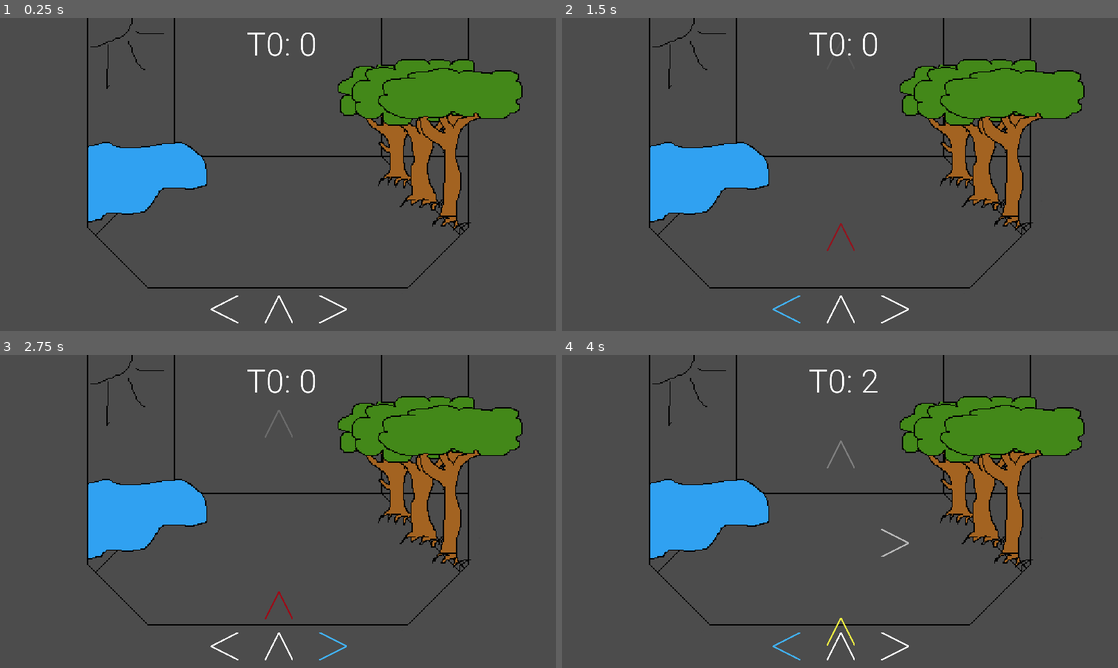
Above: before the commit, frames 1-4 (two rows, left to right).
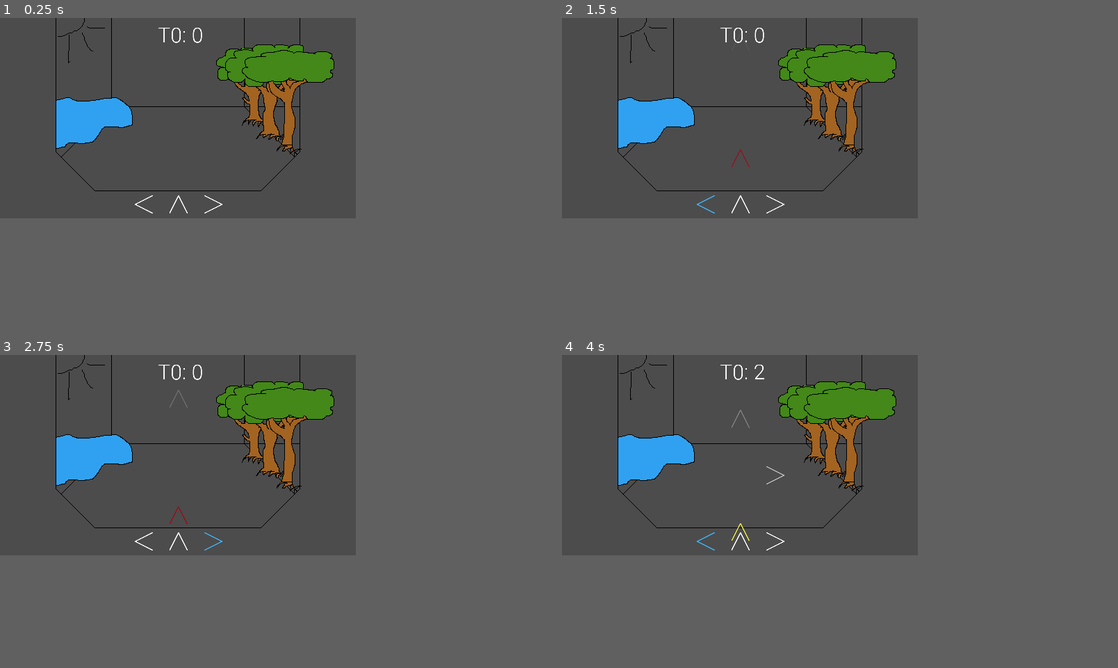
Above: after the commit, the same moments.

Repository: Sntx626/GameJam5
Game: Godot game, scene res://Scenes/MainScene.tscn
Two runs of this game, one before a commit and one after it. Both use one fixed random seed, a clock stepped at 60 frames per second and the inputs below.
Inputs:
- Up to frame 1 (0.25 s): no input
- Up to frame 2 (1.5 s): tap Enter at 0.5 s; hold Right (A_right) 0.53-1.28 s; hold Left (A_left) from 1.28 s (still down)
- Up to frame 3 (2.75 s): release Left (A_left) at 2.03 s; hold Right (A_right) from 2.03 s (still down)
- Up to frame 4 (4 s): release Right (A_right) at 2.78 s; hold Up (A_up) 2.78-3.53 s; hold Left (A_left) from 3.53 s (still down)
In our replay, the window is 800x450 before the commit and 512x288 after it. These sizes can differ from the game's own. Grey fills any space a smaller window leaves; there, only what the larger window draws over its background counts as a difference.

The runs differ from the first frame. In frame 1, 19% of the frame differs, in the area x 10-94%, y 0-98%; in frame 2, 19%; in frame 3, 19%; in frame 4, 20%.

Commit message:
added keybinds text and font

Diff:
--- /dev/null
+++ b/Fonts/fira_code_medium.tres
@@ -0,0 +1,8 @@
+[gd_resource type="DynamicFont" load_steps=2 format=2]
+
+[sub_resource type="DynamicFontData" id=3]
+font_path = "res://Fonts/Fira_Code_v5.2/ttf/FiraCode-Medium.ttf"
+
+[resource]
+size = 8
+font_data = SubResource( 3 )
--- a/Scenes/klicker.gd
+++ b/Scenes/klicker.gd
@@ -1,26 +1,35 @@
 extends Node2D
 
+# score
 var currencies = []
 var buyer = []
 
+# prestige
+var chills = []
+var chiller = []
+
+# supremacy
+var genres = []
+var albums = []
+
 func _ready():
 	add_to_currency(0, 0)
-	$Label.text = get_text()
+	update_text()
 
 var sleep = 0
 func _process(delta):
 	sleep += delta
 	if sleep > 1:
 		for i in range(len(buyer)):
-			add_to_currency(i, buyer[i])
+			if buyer[i] > 0:
+				add_to_currency(i, buyer[i])
 		sleep = 0
-		$Label.text = get_text()
 
-func get_text():
+func update_text():
 	var txt = ""
 	for i in range(len(currencies)):
 		txt += "T" + str(i) + ": " + str(currencies[i]) + "\n"
-	return txt
+	$Score.text = txt
 
 func add_to_currency(tier:int, amount:int):
 	if tier < len(currencies):
@@ -28,7 +37,7 @@
 	else:
 		currencies.append(0)
 		add_to_currency(tier, amount)
-	$Label.text = get_text()
+	update_text()
 
 func add_to_buyer(tier:int, amount:int):
 	if tier < len(buyer):
@@ -36,4 +45,4 @@
 	else:
 		buyer.append(0)
 		add_to_buyer(tier, amount)
-	$Label.text = get_text()
+	update_text()
--- a/Scenes/klicker.tscn
+++ b/Scenes/klicker.tscn
@@ -1,6 +1,7 @@
-[gd_scene load_steps=4 format=2]
+[gd_scene load_steps=5 format=2]
 
 [ext_resource path="res://Scenes/klicker.gd" type="Script" id=1]
+[ext_resource path="res://Fonts/fira_code_medium.tres" type="DynamicFont" id=2]
 
 [sub_resource type="DynamicFontData" id=1]
 font_path = "res://Fonts/Roboto-Light.ttf"
@@ -12,7 +13,7 @@
 [node name="Klicker" type="Node2D"]
 script = ExtResource( 1 )
 
-[node name="Label" type="Label" parent="."]
+[node name="Score" type="Label" parent="."]
 anchor_left = 0.5
 anchor_top = 0.5
 anchor_right = 0.5
@@ -29,3 +30,36 @@
 __meta__ = {
 "_edit_use_anchors_": false
 }
+
+[node name="KeybindsButtons" type="Label" parent="."]
+margin_top = 160.0
+margin_right = 107.0
+margin_bottom = 288.0
+custom_fonts/font = ExtResource( 2 )
+text = "
+a, left
+w, up
+d, right
+p
+o"
+align = 2
+valign = 2
+__meta__ = {
+"_edit_use_anchors_": false
+}
+
+[node name="KeybindsKeys" type="Label" parent="."]
+margin_top = 160.0
+margin_right = 73.0
+margin_bottom = 288.0
+custom_fonts/font = ExtResource( 2 )
+text = "Keybinds:
+Left Arrow:
+Center Arrow:
+Right Arrow:
+Prestige:
+Supremacy:"
+valign = 2
+__meta__ = {
+"_edit_use_anchors_": false
+}
--- a/project.godot
+++ b/project.godot
@@ -18,8 +18,7 @@
 
 window/size/width=512
 window/size/height=288
-window/size/test_width=1080
-window/size/test_height=720
+window/size/fullscreen=true
 window/stretch/mode="2d"
 window/stretch/aspect="keep"
 
